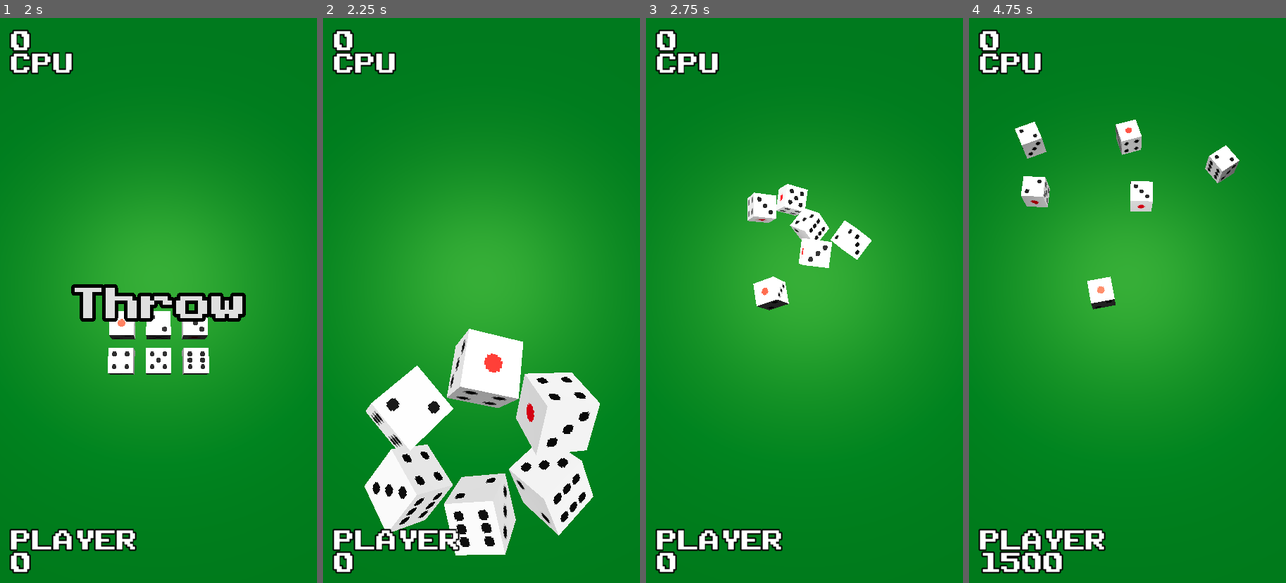
Above: before the commit, frames 1-4 (left to right).
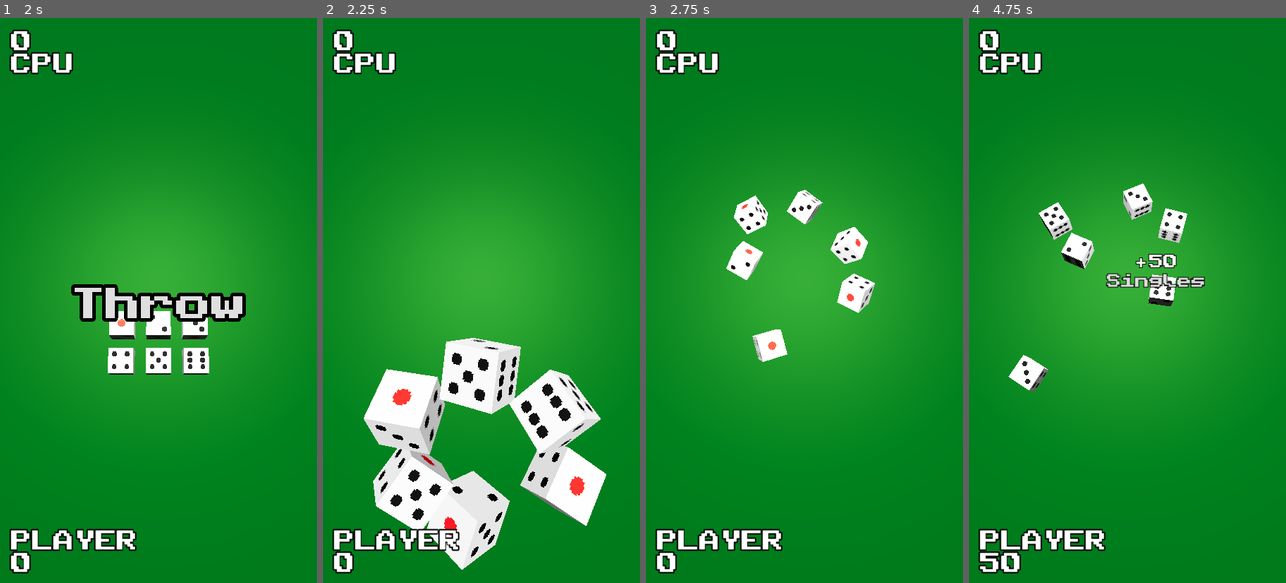
Above: after the commit, the same moments.

Repository: SocratesDz/Dice10K
Game: Godot game, scene res://main.tscn
Two runs of this game, one before a commit and one after it. Both use one fixed random seed, a clock stepped at 60 frames per second and the inputs below.
Inputs:
- Up to frame 1 (2 s): click "START" at 1.25 s
- Up to frame 2 (2.25 s): click "Throw" at 2 s
- Up to frame 3 (2.75 s): no input
- Up to frame 4 (4.75 s): no input

Frame 1 is identical in both runs. In frame 2, 11% of the frame differs, in the area x 12-90%, y 55-98%; in frame 3, 4.1%; in frame 4, 5.9%.

Commit message:
feat: show on screen scoring labels when scoring

Diff:
--- a/die.gd
+++ b/die.gd
@@ -5,24 +5,24 @@
 
 @onready var faces = $Faces
 @onready var face_value_map: Dictionary = {
-	$Faces/RayCast3D1: 1,
-	$Faces/RayCast3D2: 2,
-	$Faces/RayCast3D3: 3,
-	$Faces/RayCast3D4: 4,
-	$Faces/RayCast3D5: 5,
-	$Faces/RayCast3D6: 6
+    $Faces/RayCast3D1: 1,
+    $Faces/RayCast3D2: 2,
+    $Faces/RayCast3D3: 3,
+    $Faces/RayCast3D4: 4,
+    $Faces/RayCast3D5: 5,
+    $Faces/RayCast3D6: 6
 }
 
 @export var thrown = false
 
 ## Return the value of the dice. If no face is strictly up, returns 0.
 func get_value() -> int:
-	var face_up: RayCast3D = null
-	for raycast in faces.get_children():
-		var ray_cast_direction = to_global(raycast.target_position)
-		if ray_cast_direction.distance_to(global_position + Vector3.UP) < 1:
-			face_up = raycast
-	if face_up:
-		return face_value_map[face_up]
-	else:
-		return 0
+    var face_up: RayCast3D = null
+    for raycast in faces.get_children():
+        var ray_cast_direction = to_global(raycast.target_position)
+        if ray_cast_direction.distance_to(global_position + Vector3.UP) < 1:
+            face_up = raycast
+    if face_up:
+        return face_value_map[face_up]
+    else:
+        return 0
--- a/game.gd
+++ b/game.gd
@@ -11,9 +11,12 @@
 @onready var hud: Control = $HUD
 @onready var play_again_button: Button = %PlayAgainButton
 @onready var score_sfx_audio_player: AudioStreamPlayer = $ScoreSfxAudioPlayer
+@onready var camera_3d: Camera3D = $Camera3D
+
+@onready var scoring_label_scene = preload("res://scoring_label.tscn")
 
 const IMPULSE_FACTOR = 1.2
-const TORQUE_FACTOR = 0.01
+const TORQUE_FACTOR = 0.05
 const WINNING_SCORE = 10000
 const CPU_TURN_DURATION = 2.0
 
@@ -24,6 +27,32 @@
 
 enum TurnType {
 	PLAYER, CPU
+}
+
+enum ScoreName {
+	NO_SCORE,
+	SINGLES,
+	THREE_PAIRS,
+	STRAIGHT,
+	FULL_HOUSE,
+	DOUBLE,
+	THREE_OF_A_KIND,
+	FOUR_OF_A_KIND,
+	FIVE_OF_A_KIND,
+	SIX_OF_A_KIND
+}
+
+const SCORE_LABELS = {
+	ScoreName.NO_SCORE: "No luck",
+	ScoreName.SINGLES: "Singles",
+	ScoreName.THREE_PAIRS: "Three Pairs",
+	ScoreName.STRAIGHT: "Straight",
+	ScoreName.FULL_HOUSE: "Full House",
+	ScoreName.DOUBLE: "Double!",
+	ScoreName.THREE_OF_A_KIND: "3 of a kind",
+	ScoreName.FOUR_OF_A_KIND: "4 of a kind",
+	ScoreName.FIVE_OF_A_KIND: "5 of a kind",
+	ScoreName.SIX_OF_A_KIND: "6 of a kind"
 }
 
 var dice: Array[Die] = []
@@ -96,7 +125,9 @@
 
 
 func _complete_turn():
-	var score = calculate_score()
+	var score_and_label = calculate_score()
+	var score = score_and_label[0]
+	var label = SCORE_LABELS[score_and_label[1]]
 	if current_turn == TurnType.PLAYER:
 		player_score += score
 		player_score_label.text = _format_score(player_score, current_turn)
@@ -104,6 +135,7 @@
 		cpu_score += score
 		cpu_score_label.text = _format_score(cpu_score, current_turn)
 	score_sfx_audio_player.play()
+	_show_scoring_label(score, label)
 
 	if player_score >= WINNING_SCORE:
 		player_wins.emit()
@@ -126,6 +158,7 @@
 	# Set dice around marker throw point
 	for i in dice.size():
 		var die = dice[i]
+
 		var turn_direction_modifier = 0
 		var dice_target_position = Vector3.ZERO
 		match current_turn:
@@ -166,6 +199,19 @@
 		all_dice_stopped.emit()
 
 
+func _show_scoring_label(score: int, label: String):
+	var average_position = dice\
+		.reduce(func(acc, die): return acc + die.position, Vector3.ZERO)
+	average_position = average_position/dice.size()
+	var label_position = camera_3d.unproject_position(to_global(average_position))
+
+	var scoring_label: ScoringLabel = scoring_label_scene.instantiate()
+	scoring_label.score_amount_text = "+%d" % [score]
+	scoring_label.score_name_text = label
+	scoring_label.position = label_position
+	hud.add_child(scoring_label)
+
+
 func _on_die_collided(collided_with: Node, die: Die):
 	if collided_with == floor_body:
 		die.thrown = true
@@ -179,7 +225,7 @@
 		return "%d\nCPU" % [score]
 
 
-func calculate_score() -> int:
+func calculate_score() -> Array:
 	var dice_matches = {1: 0, 2: 0, 3: 0, 4: 0, 5: 0, 6: 0}
 	for die in dice:
 		var die_value = die.get_value()
@@ -197,49 +243,52 @@
 
 	var n_of_a_kind = _n_of_a_kind(dice_matches)
 	var other_scores = _collective_score_kinds(dice_matches)
-	var total_score = [n_of_a_kind, other_scores].max()
-	print(total_score)
+	var total_score = []
+	if n_of_a_kind[0] > other_scores[0]:
+		total_score = n_of_a_kind
+	else:
+		total_score = other_scores
+
+	print("Score: %d; %s" % [total_score[0], SCORE_LABELS[total_score[1]]])
 	return total_score
 
 
-func _n_of_a_kind(dice_dict: Dictionary) -> int:
+func _n_of_a_kind(dice_dict: Dictionary) -> Array:
 	var double_trip_counter = 0
 	var double_trip_score = 0
 	for key in dice_dict:
 		var value = dice_dict[key]
 		match [key, value]:
 			[1, var n] when n >= 3:
-				return 1000*(2**(n-3))
+				return [1000*(2**(n-3)), n+3] # n = 3 => ScoreName.THREE_OF_A_KIND
 			[var m, var n] when n >= 3:
 				var score = 100*m*(n-2)
 				# Handle Double Trips when 2 sets of a 3 of a kind are hit.
 				if n == 3:
-					print("3 of a kind!")
 					double_trip_score += score
 					double_trip_counter += 1
 				if double_trip_counter == 2:
-					return (score + double_trip_score) * double_trip_counter
-				return score
+					return [(score + double_trip_score) * double_trip_counter, ScoreName.DOUBLE]
+				return [score, n+3] # n = 3 => ScoreName.THREE_OF_A_KIND
 			_: pass
-	return 0
-
-
-func _collective_score_kinds(dice_dict: Dictionary) -> int:
+	return [0, ScoreName.NO_SCORE]
+
+
+func _collective_score_kinds(dice_dict: Dictionary) -> Array:
 	var non_zero_matches = dice_dict.values().filter(func(n): return n != 0)
 	non_zero_matches.sort()
 
 	match non_zero_matches:
 		[1, 1, 1, 1, 1, 1]:
-			print("Straight!")
-			return 1500 # Straight 1-6
+			return [1500, ScoreName.STRAIGHT] # Straight 1-6
 		[2, 2, 2]:
-			print("Three Pairs!")
-			return 1000 # Three Pairs
+			return [1000, ScoreName.THREE_PAIRS] # Three Pairs
 		_: pass
 
 	var has_two = non_zero_matches.any(func(n): return n == 2)
 	var has_three = non_zero_matches.any(func(n): return n == 3)
-	if has_two and has_three: return 1500 # Full House
+	if has_two and has_three:
+		return [1500, ScoreName.FULL_HOUSE] # Full House
 
 	var singles = 0
 	if dice_dict[1] > 0:
@@ -247,4 +296,7 @@
 	if dice_dict[5] > 0:
 		singles += dice_dict[5] * 50 # Single 5's
 
-	return singles
+	var single_score_name = 0
+	if singles:
+		single_score_name = 1
+	return [singles, single_score_name]
--- a/game.tscn
+++ b/game.tscn
@@ -347,7 +347,7 @@
 shape = SubResource("ConcavePolygonShape3D_wpil2")
 
 [node name="NorthWall" type="StaticBody3D" parent="Walls"]
-transform = Transform3D(1, 0, 0, 0, 1, 0, 0, 0, 1, 0, 0, -2.8)
+transform = Transform3D(1, 0, 0, 0, 1, 0, 0, 0, 1, 0, 0, -2.7)
 
 [node name="MeshInstance3D" type="MeshInstance3D" parent="Walls/NorthWall"]
 visible = false
--- a/main.gd
+++ b/main.gd
@@ -7,22 +7,22 @@
 var game_node: Game = null
 
 func _ready():
-	_init_game()
-	start_button.pressed.connect(_start)
+    _init_game()
+    start_button.pressed.connect(_start)
 
 func _init_game():
-	game_node = game_scene.instantiate()
-	add_child(game_node)
-	game_node.restart_game.connect(_restart_game)
-	game_node.process_mode = Node.PROCESS_MODE_DISABLED
+    game_node = game_scene.instantiate()
+    add_child(game_node)
+    game_node.restart_game.connect(_restart_game)
+    game_node.process_mode = Node.PROCESS_MODE_DISABLED
 
 func _start():
-	main_menu.visible = false
-	game_node.process_mode = Node.PROCESS_MODE_INHERIT
-	game_node.hud.visible = true
+    main_menu.visible = false
+    game_node.process_mode = Node.PROCESS_MODE_INHERIT
+    game_node.hud.visible = true
 
 func _restart_game():
-	if game_node:
-		game_node.queue_free()
-	_init_game()
-	_start()
+    if game_node:
+        game_node.queue_free()
+    _init_game()
+    _start()
--- /dev/null
+++ b/scoring_label.gd
@@ -0,0 +1,17 @@
+class_name ScoringLabel
+extends Control
+
+@export var score_amount_text: String
+@export var score_name_text: String
+
+@onready var score_text = %ScoreText
+@onready var score_name = %ScoreName
+@onready var animation_player: AnimationPlayer = $AnimationPlayer
+
+# Called when the node enters the scene tree for the first time.
+func _ready():
+    score_text.text = score_amount_text
+    score_name.text = score_name_text
+    animation_player.play("score_fade_out")
+    await animation_player.animation_finished
+    queue_free()
--- /dev/null
+++ b/scoring_label.tscn
@@ -0,0 +1,82 @@
+[gd_scene load_steps=6 format=3 uid="uid://b2xxl7dr176sy"]
+
+[ext_resource type="Theme" uid="uid://63u8edwr4kjv" path="res://resources/ui_theme.tres" id="1_jayio"]
+[ext_resource type="Script" path="res://scoring_label.gd" id="2_nbtn5"]
+
+[sub_resource type="StyleBoxEmpty" id="StyleBoxEmpty_svb4p"]
+
+[sub_resource type="Animation" id="Animation_4rp2t"]
+resource_name = "score_fade_out"
+length = 2.0
+tracks/0/type = "value"
+tracks/0/imported = false
+tracks/0/enabled = true
+tracks/0/path = NodePath("VBoxContainer:position")
+tracks/0/interp = 1
+tracks/0/loop_wrap = true
+tracks/0/keys = {
+"times": PackedFloat32Array(0, 0.3),
+"transitions": PackedFloat32Array(1.93187, 0.210224),
+"update": 0,
+"values": [Vector2(0, 0), Vector2(0, -12)]
+}
+tracks/1/type = "value"
+tracks/1/imported = false
+tracks/1/enabled = true
+tracks/1/path = NodePath("VBoxContainer:modulate")
+tracks/1/interp = 1
+tracks/1/loop_wrap = true
+tracks/1/keys = {
+"times": PackedFloat32Array(0, 0.3, 2),
+"transitions": PackedFloat32Array(1, 1, 1),
+"update": 0,
+"values": [Color(1, 1, 1, 1), Color(1, 1, 1, 1), Color(1, 1, 1, 0)]
+}
+
+[sub_resource type="AnimationLibrary" id="AnimationLibrary_0t441"]
+_data = {
+"score_fade_out": SubResource("Animation_4rp2t")
+}
+
+[node name="ScoringLabel" type="Control"]
+layout_mode = 3
+anchors_preset = 0
+theme = ExtResource("1_jayio")
+theme_type_variation = &"small"
+script = ExtResource("2_nbtn5")
+
+[node name="VBoxContainer" type="VBoxContainer" parent="."]
+layout_mode = 0
+offset_right = 176.0
+offset_bottom = 44.0
+
+[node name="ScoreText" type="Label" parent="VBoxContainer"]
+unique_name_in_owner = true
+layout_mode = 2
+theme = ExtResource("1_jayio")
+theme_override_colors/font_outline_color = Color(0, 0, 0, 1)
+theme_override_constants/outline_size = 8
+theme_override_font_sizes/font_size = 32
+text = "+1000
+"
+horizontal_alignment = 1
+
+[node name="HSeparator" type="HSeparator" parent="VBoxContainer"]
+layout_mode = 2
+theme_override_constants/separation = 4
+theme_override_styles/separator = SubResource("StyleBoxEmpty_svb4p")
+
+[node name="ScoreName" type="Label" parent="VBoxContainer"]
+unique_name_in_owner = true
+layout_mode = 2
+theme = ExtResource("1_jayio")
+theme_type_variation = &"TooltipLabel"
+theme_override_colors/font_outline_color = Color(0, 0, 0, 1)
+theme_override_constants/outline_size = 8
+theme_override_font_sizes/font_size = 32
+text = "6 of a kind"
+
+[node name="AnimationPlayer" type="AnimationPlayer" parent="."]
+libraries = {
+"": SubResource("AnimationLibrary_0t441")
+}
